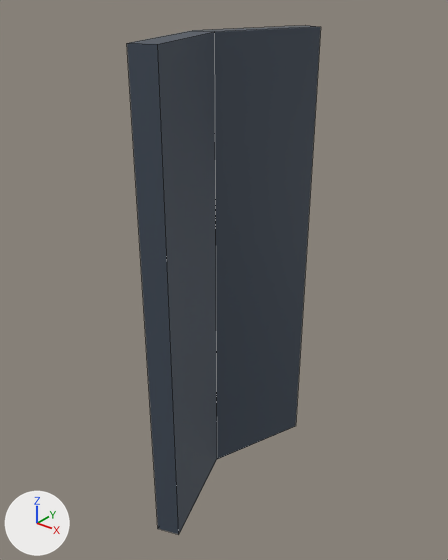
The FBX model project-steampunk/Assets/Art/Models/Level3Props/Big rooms/Models/Wall20.fbx, before and after one commit.
Both versions are drawn from a camera (50 mm lens) standing at (2010.0, 1038.0, -83.0) and looking at (1859.0, 1226.0, -199.0). Arrows for +X, +Y and +Z are at lower left; the lights stay in place. Mesh edges are drawn as thin lines. Where no turn or scale is listed for an object, it has been applied to the vertices.

Before the edit, the objects in view are built like this:
```python
me_plane_007 = bpy.data.meshes.new('Plane.007')
me_plane_007.from_pydata(...)  # 12 vertices, 10 faces; spans x -18.0..9.0, y -50.0..50.0, z -100.0..100.0
me_plane_007.materials.append(mat_wall0)  # its picture is missing
# before: 0 (0.0, 50.0, 100.0) at pixel (305, 25), 1 (0.0, 50.0, -100.0), 2 (0.0, -50.0, -100.0) at pixel (157, 528), 3 (0.0, -50.0, 100.0) at pixel (126, 43), 4 (-18.0, 0.0, 100.0) at pixel (192, 30)
# before: 5 (-18.0, 0.0, -100.0), 6 (9.0, 47.0, 100.0) at pixel (320, 26), 7 (9.0, 47.0, -100.0) at pixel (295, 426), 8 (9.0, -47.0, -100.0) at pixel (178, 534), 9 (9.0, -47.0, 100.0) at pixel (157, 44)
# before: 10 (-7.0, 0.0, 100.0) at pixel (214, 31), 11 (-7.0, 0.0, -100.0) at pixel (216, 459)
ob_plane_750 = bpy.data.objects.new('Plane.750', me_plane_007)
ob_plane_750.location = (1863.0, 1224.6, -200.0)
```
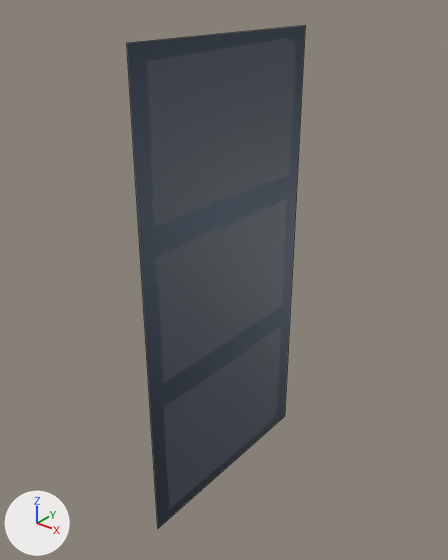
Location of each change, (x1, y1, x2, y2) in pixels of the pictures (448 x 560 px):
'Plane.750', reshaped (8% narrower): before (127, 26, 321, 534); after (127, 26, 305, 528)

Edits to the bpy script that builds the scene:
```text
Change me_plane_007:
    used by ob_plane_750; location = (1863.0, 1224.6, -200.0)
    verts and faces of me_plane_007; kept vertices keep their numbers, new ones are numbered from 12
    remove me_plane_007.from_pydata(...)  # 12 vertices, 10 faces; spans x -18.0..9.0, y -50.0..50.0, z -100.0..100.0
    add me_plane_007.from_pydata(...)  # 4 vertices, 1 face; spans x 0.0, y -50.0..50.0, z -100.0..100.0
    me_plane_007 part 1
    add delete_vertices([*range(4, 12)])  # with the faces that use them
    add faces += [(0, 1, 2, 3)]
```
